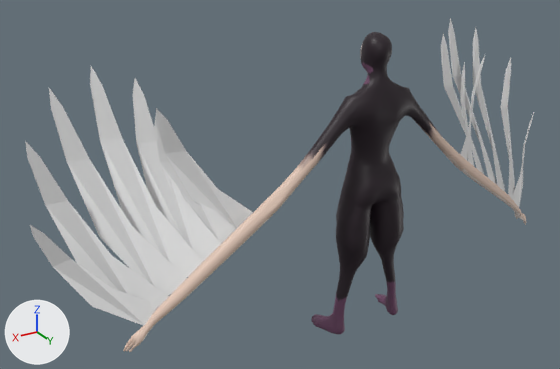
The Blender file Assets/Blender/Birdperson/iapetus-birdperson.blend as it was, and as the next commit left it.
Camera for both pictures: a 50 mm camera at (4.01, 5.14, 4.2) aimed at (0.47, -0.76, 1.25). Every picture has the same lights, and +X, +Y and +Z are marked at lower left. The first picture is the older version.

In view in the first picture: 'Body_Lores_GEO', 'Feather', 'Feather.001', 'Feather.002', 'Feather.003', 'Feather.007', 'Feather.008', 'Feather.009', 'Feather.010', 'Feather.011', 'Feather.012', 'Feather.013' and 3 more.
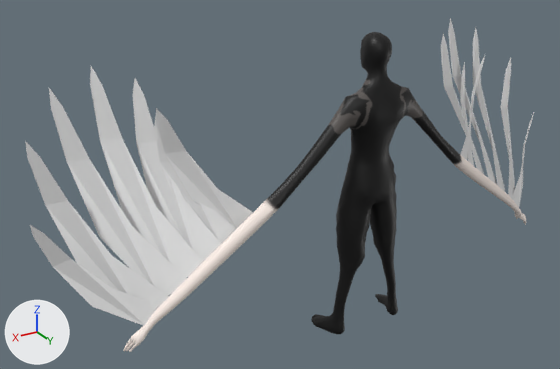
Pixel boxes [x1, y1, x2, y2] of what changed, in the pictures (560 x 369 px; the box of a moved part takes in the faces that stretch with it):
'Body_Lores_GEO', surface changed, reshaped
    both: [123, 32, 526, 352]
part 1 of me_mesh, moved or reshaped
    before: [336, 37, 404, 269]
    after: [336, 35, 397, 269]
part 2 of me_mesh, surface changed
    both: [123, 32, 526, 352]

Diff of the bpy script that builds the scene:
```diff
--- a/Assets/Blender/Birdperson/iapetus-birdperson.blend.py
+++ b/Assets/Blender/Birdperson/iapetus-birdperson.blend.py
@@ img_savaphe_tex @@
+img_savaphe_tex = load_image('savaphe-tex', 'savaphe-tex.png', 2048, 2048, 'sRGB')
@@ mat_material_001 @@
 mat_material_001 = principled_material('Material.001')
-mat_material_001.texture = img_birdperson_tex
+mat_material_001.texture = img_savaphe_tex
@@ me_mesh @@
 me_mesh.from_pydata(...)  # 4070 vertices, 4070 faces; spans x -2.35..2.35, y -0.27..0.23, z -0.01..2.57
 # used by ob_body_lores_geo; location = (0.0, 0.0, 0.0); scale = (1.0, 1.0, 1.09)
+# me_mesh part 1: 192 of 4070 vertices moved; they spanned x -0.35..0.35, y -0.13..0.23, z 0.66..2.53 and now span x -0.32..0.32, y -0.14..0.19, z 0.66..2.54; mean shift (0.0, -0.01, 0.0); largest move (-0.26, 0.2, 1.13) -> (-0.21, 0.14, 1.11)
+# me_mesh part 2: texture (UV) coordinates of 4070 of 4070 faces, centred in x -2.35..2.35, y -0.26..0.22, z -0.01..2.57, changed; they spanned u 0.01..1.0, v 0.0..0.9 and now span u 0.02..0.98, v 0.02..0.98
 me_mesh.materials.append(mat_material_001)
```
